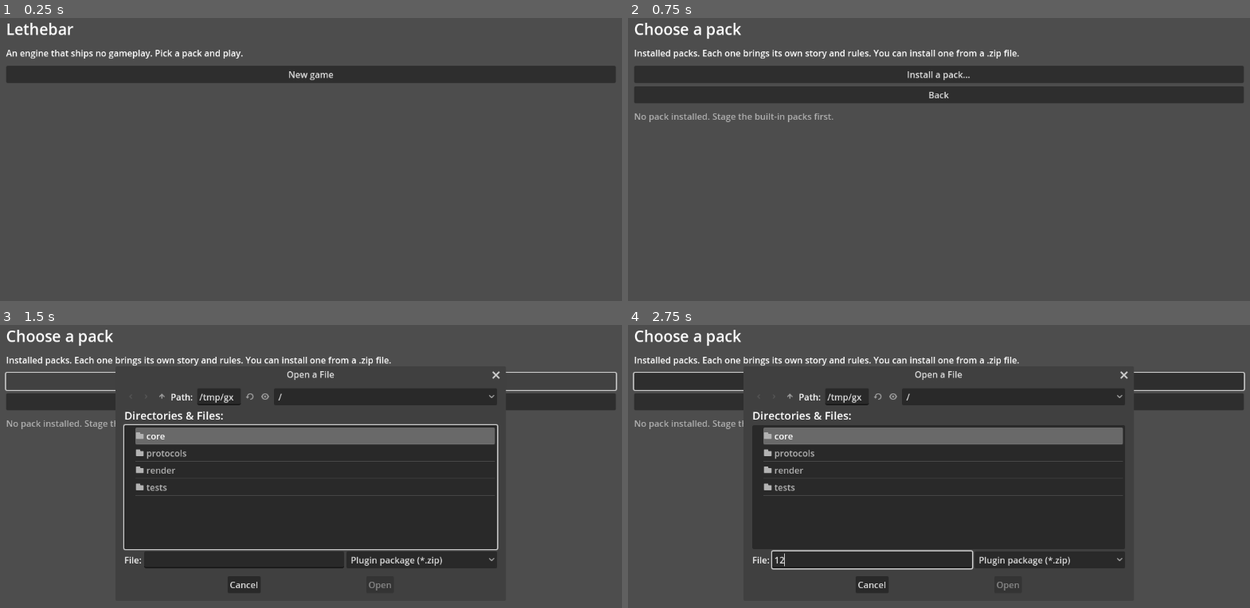
Above: before the commit, frames 1-4 (two rows, left to right).
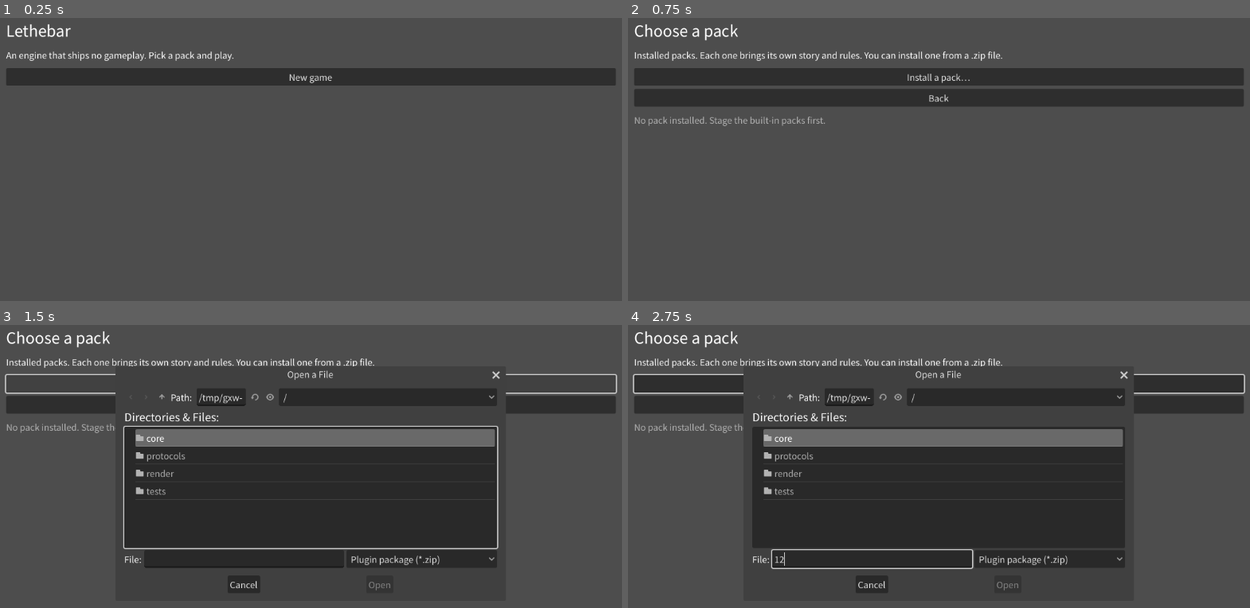
Above: after the commit, the same moments.

Repository: liberalluz/lethebar
Game: Godot game, scene res://render/main.tscn
The game is run twice, just before and just after one commit, with the same random seed, the same clock (stepped at 60 frames per second) and the same inputs.
Inputs (mouse positions are in pixels of both pictures, inside the frame that each line leads up to):
- Up to frame 1 (0.25 s): no input
- Up to frame 2 (0.75 s): click "New game" at 0.5 s
- Up to frame 3 (1.5 s): click "Install a pack…" at 1.25 s
- Up to frame 4 (2.75 s): click (870, 559) at 2.02 s; type "12" at 2.1 s

The runs differ from the first frame. In frame 1, 2.8% of the frame differs, in the area x 0-99%, y 1-24%; in frame 2, 5.5%; in frame 3, 6.9%, in the area x 0-100%, y 1-94%; in frame 4, 6.2%.

Commit message:
fix(app): draw Chinese pack text instead of boxes
Why: the engine shipped its built-in font, which has Latin glyphs only, and a
web build has no system font fallback. Every Chinese string in the packaged
stories rendered as a box, while the string assertions passed because nothing
in the suite reads pixels.

Batch: none - rendering defect, not a batch.

Diff:
--- a/app/project.godot
+++ b/app/project.godot
@@ -13,6 +13,13 @@
 
 project/assembly_name="lethebar"
 
+[gui]
+
+; The engine's own default font carries Latin glyphs only, so every Chinese
+; string in a pack rendered as boxes in the browser build. One font, owned by the
+; render layer, is shared by all packs: a pack carries its text, never a font.
+theme/custom_font="res://render/fonts/NotoSansSC-Regular.woff2"
+
 [rendering]
 
 renderer/rendering_method="gl_compatibility"
--- a/app/tests/run_tests.gd
+++ b/app/tests/run_tests.gd
@@ -41,6 +41,7 @@
 	_case_ux_001()
 	_case_shell_refusal()
 	_case_import_control()
+	_case_font_coverage()
 
 	print("")
 	if _failures.is_empty():
@@ -855,3 +856,62 @@
 		shell.builtin_ids.has("imported-pack") and shell.builtin_ids.has("sanguo"),
 		str(shell.builtin_ids),
 	)
+
+
+func _case_font_coverage() -> void:
+	# A font without the glyph draws a box. Nothing in the suite looks at pixels,
+	# so the coverage is asserted on characters instead: every character a shipped
+	# pack can show, and every character the shell puts on screen, has to exist in
+	# the font the project ships. Without this, the browser build rendered every
+	# Chinese string as "no glyph" boxes while all the string assertions passed.
+	_section("TC-BUILTIN-001 every character on screen has a glyph")
+	var font := _shipped_font()
+	_check("the project ships a font for pack text", font != null, "no gui/theme/custom_font")
+	if font == null:
+		return
+	var list_path := "res://builtin/chars.txt"
+	_check("the staged packs carry their character list", FileAccess.file_exists(list_path), list_path)
+	if not FileAccess.file_exists(list_path):
+		return
+	var characters := FileAccess.get_file_as_string(list_path)
+	var missing := ""
+	var seen := {}
+	for index in characters.length():
+		var code := characters.unicode_at(index)
+		if code <= 0x20:
+			continue
+		if not font.has_char(code) and not seen.has(code):
+			seen[code] = true
+			missing += char(code)
+	_check("every staged pack character has a glyph", missing == "", "missing: %s" % missing)
+	var shell := _shell()
+	var screens := [shell.visible_text()]
+	shell.open_plugins()
+	screens.append(shell.visible_text())
+	shell.start_plugin("sanguo")
+	screens.append(shell.visible_text())
+	shell.choose(0)
+	screens.append(shell.visible_text())
+	shell.open_saves()
+	screens.append(shell.visible_text())
+	var ui_missing := ""
+	var ui_seen := {}
+	for screen in screens:
+		var text := String(screen)
+		for index in text.length():
+			var code := text.unicode_at(index)
+			if code <= 0x20:
+				continue
+			if not font.has_char(code) and not ui_seen.has(code):
+				ui_seen[code] = true
+				ui_missing += char(code)
+	_check("every character the shell shows has a glyph", ui_missing == "", "missing: %s" % ui_missing)
+
+
+func _shipped_font() -> Font:
+	## The font the built build actually renders with: the project setting, not a
+	## hard-coded path, so removing it fails the check instead of silently passing.
+	var path := String(ProjectSettings.get_setting("gui/theme/custom_font", ""))
+	if path.is_empty() or not ResourceLoader.exists(path):
+		return null
+	return load(path) as Font
Binary file added: app/render/fonts/NotoSansSC-Regular.woff2
Not shown, added: app/render/fonts/OFL.txt
Not shown, added: changelog.d/cjk-font.md
